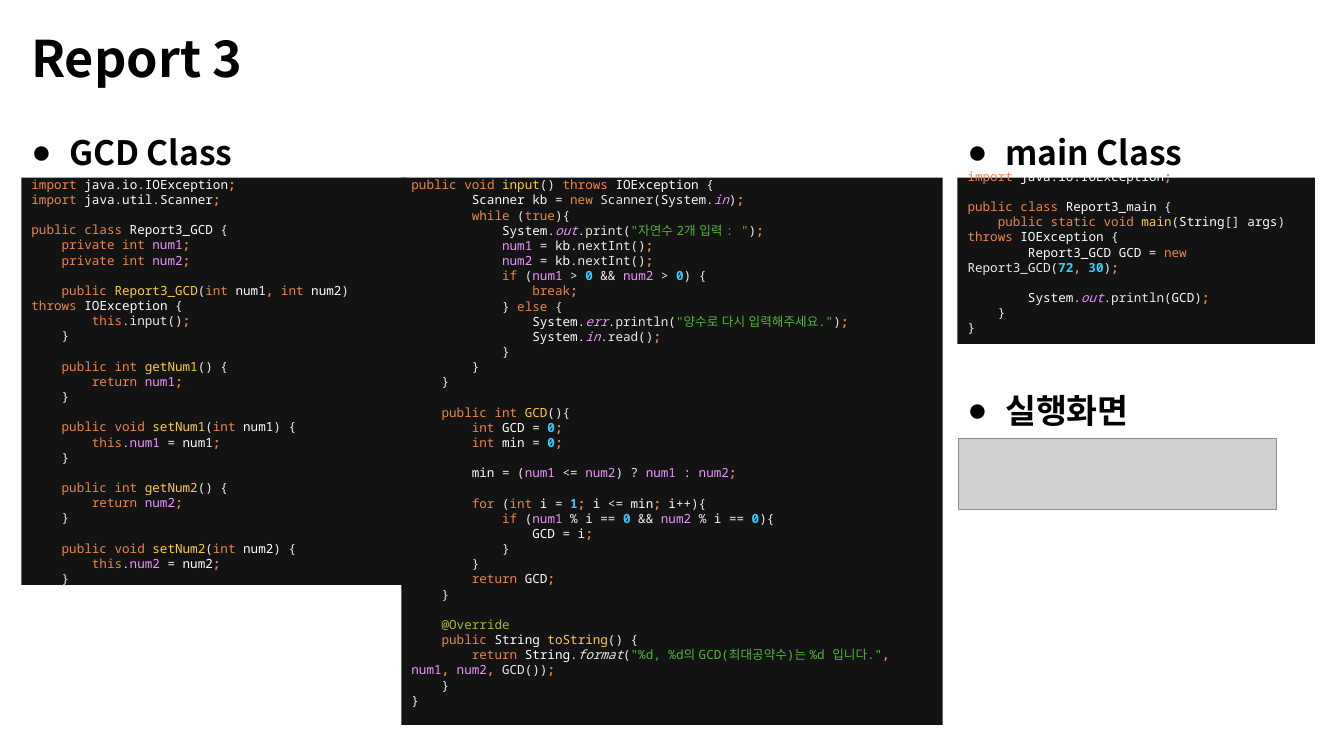
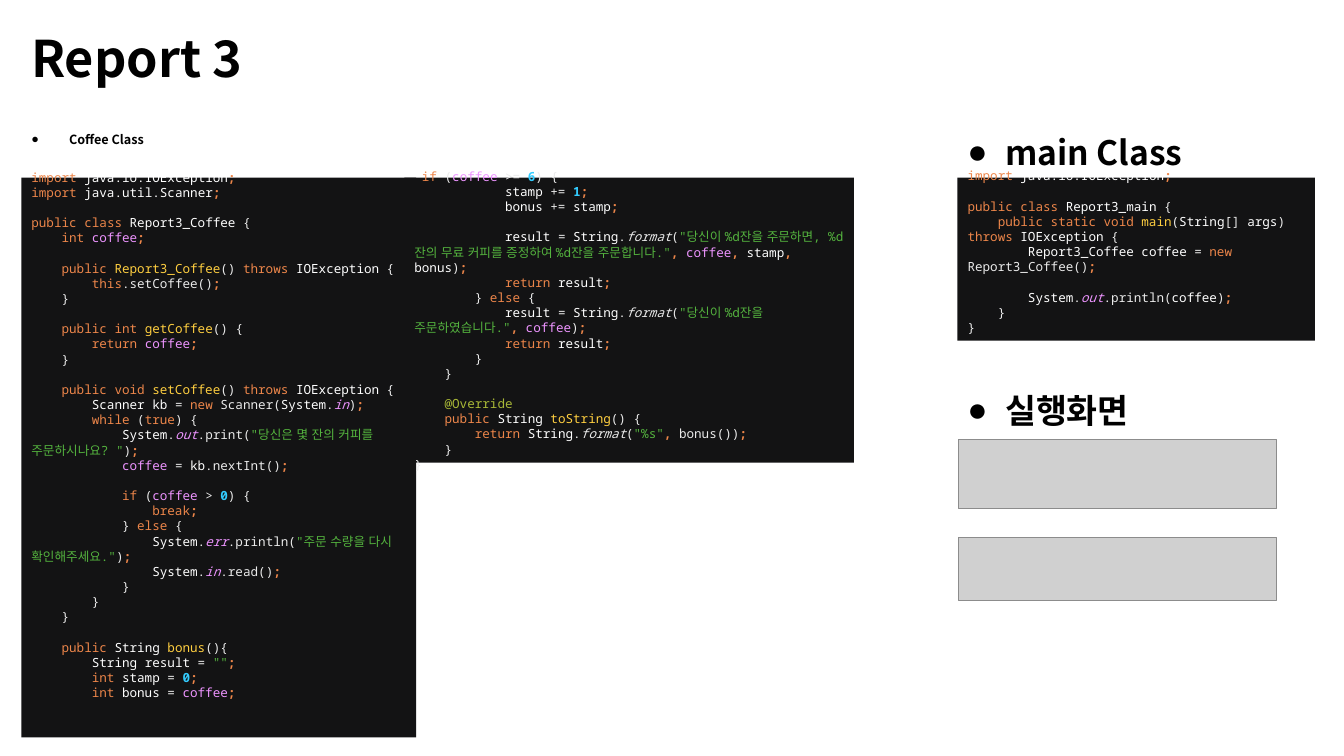
Before and after one commit to MDR-Evan/KBU-ProgrammingLanguageUtilization2, a slide deck: slide 8 of KBU Java 2/Report/R_Week3/3차-김진용-2301111.pptx (slide 7 before the commit). Drawn at 1344x756 pixels with LibreOffice and Linux fonts; fonts in the diff are those of the drawing; grey boxes stand for pictures. Boxes give left, top, right and bottom in pixels: in the first picture for what was removed or moved away, otherwise in the second. Text is boxed around its words. In the diff, an @@ line names an element or a change of style, - is before the commit and + after.

```diff
--- a/KBU Java 2/Report/R_Week3/3차-김진용-2301111.pptx
+++ b/KBU Java 2/Report/R_Week3/3차-김진용-2301111.pptx
@@ text at (x1=69, y1=133, x2=144, y2=144): text changed; size 24 to 9 pt @@
-● GCD Class
+● Coffee Class
@@ rectangle "import java.io.IOException; import java.util.Scanner; public ..." resized from (x1=21, y1=177, x2=407, y2=585) to (x1=21, y1=177, x2=416, y2=737) @@
@@ text in rectangle at (x1=31, y1=170, x2=392, y2=699): text changed; text colour #ED864A to #FFFFFF @@
-import java.io.IOException;
-import java.util.Scanner;
-public class Report3_GCD {
-private int num1;
-private int num2;
-public Report3_GCD(int num1, int num2) throws IOException {
-this.input();
-}
-public int getNum1() {
-return num1;
-}
-public void setNum1(int num1) {
-this.num1 = num1;
-}
-public int getNum2() {
-return num2;
-}
-public void setNum2(int num2) {
-this.num2 = num2;
-}
+import java.io.IOException;
+import java.util.Scanner;
+public class Report3_Coffee {
+int coffee;
+public Report3_Coffee() throws IOException {
+this.setCoffee();
+}
+public int getCoffee() {
+return coffee;
+}
+public void setCoffee() throws IOException {
+Scanner kb = new Scanner(System.in);
+while (true) {
+System.out.print("당신은 몇 잔의 커피를 주문하시나요? ");
+coffee = kb.nextInt();
+if (coffee > 0) {
+break;
+} else {
+System.err.println("주문 수량을 다시 확인해주세요.");
+System.in.read();
+}
+}
+}
+public String bonus(){
+String result = "";
+int stamp = 0;
+int bonus = coffee;
@@ rectangle removed at (x1=401, y1=177, x2=943, y2=725) @@
-public void input() throws IOException {
-Scanner kb = new Scanner(System.in);
-while (true){
-System.out.print("자연수 2개 입력 : ");
-num1 = kb.nextInt();
-num2 = kb.nextInt();
-if (num1 > 0 && num2 > 0) {
-break;
-} else {
-System.err.println("양수로 다시 입력해주세요.");
-System.in.read();
-}
-}
-}
-public int GCD(){
-int GCD = 0;
-int min = 0;
-min = (num1 <= num2) ? num1 : num2;
-for (int i = 1; i <= min; i++){
-if (num1 % i == 0 && num2 % i == 0){
-GCD = i;
-}
-}
-return GCD;
-}
-@Override
-public String toString() {
-return String.format("%d, %d의 GCD(최대공약수)는 %d 입니다.", num1, num2, GCD());
-}
-}
@@ rectangle added at (x1=404, y1=177, x2=854, y2=463), fill #131314, 9 pt, text #FFFFFF @@
+if (coffee >= 6) {
+stamp += 1;
+bonus += stamp;
+result = String.format("당신이 %d잔을 주문하면, %d잔의 무료 커피를 증정하여 %d잔을 주문합니다.", coffee, stamp, bonus);
+return result;
+} else {
+result = String.format("당신이 %d잔을 주문하였습니다.", coffee);
+return result;
+}
+}
+@Override
+public String toString() {
+return String.format("%s", bonus());
+}
+}
@@ text in rectangle at (x1=968, y1=168, x2=1285, y2=305): text changed @@
-import java.io.IOException;
-public class Report3_main {
-public static void main(String[] args) throws IOException {
-Report3_GCD GCD = new Report3_GCD(72, 30);
-System.out.println(GCD);
-}
-}
+import java.io.IOException;
+public class Report3_main {
+public static void main(String[] args) throws IOException {
+Report3_Coffee coffee = new Report3_Coffee();
+System.out.println(coffee);
+}
+}
@@ picture added at (x1=959, y1=537, x2=1277, y2=600) @@
```
Also in this commit, not shown: 3 other slides changed, 4 slides added, 5 slides removed, 6 other files.
